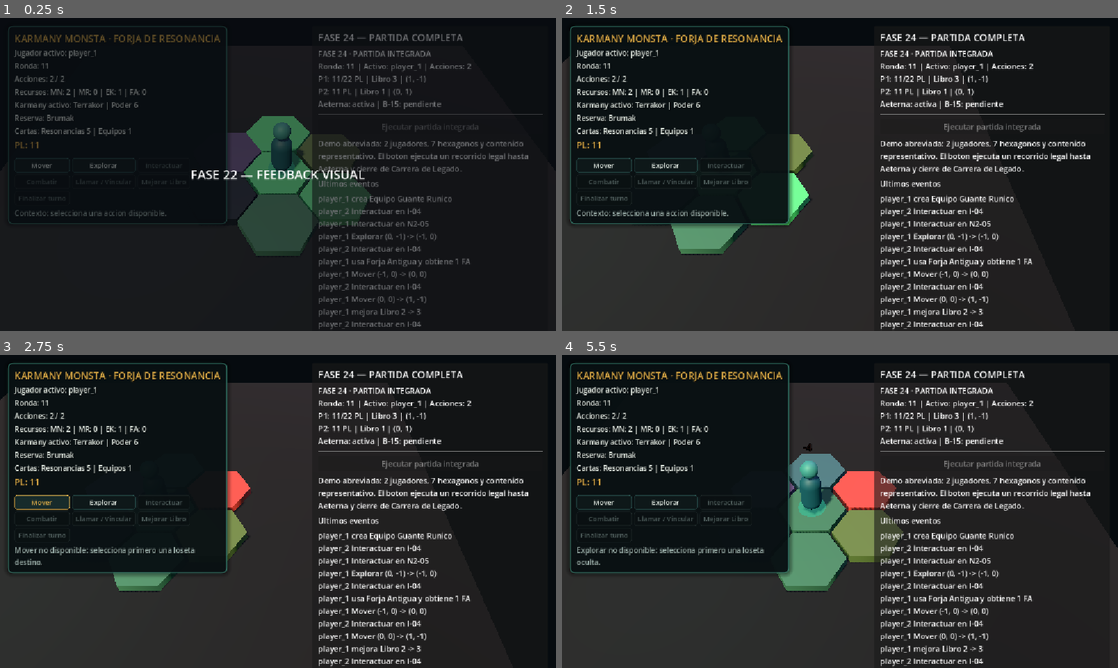
Above: before the commit, frames 1-4 (two rows, left to right).
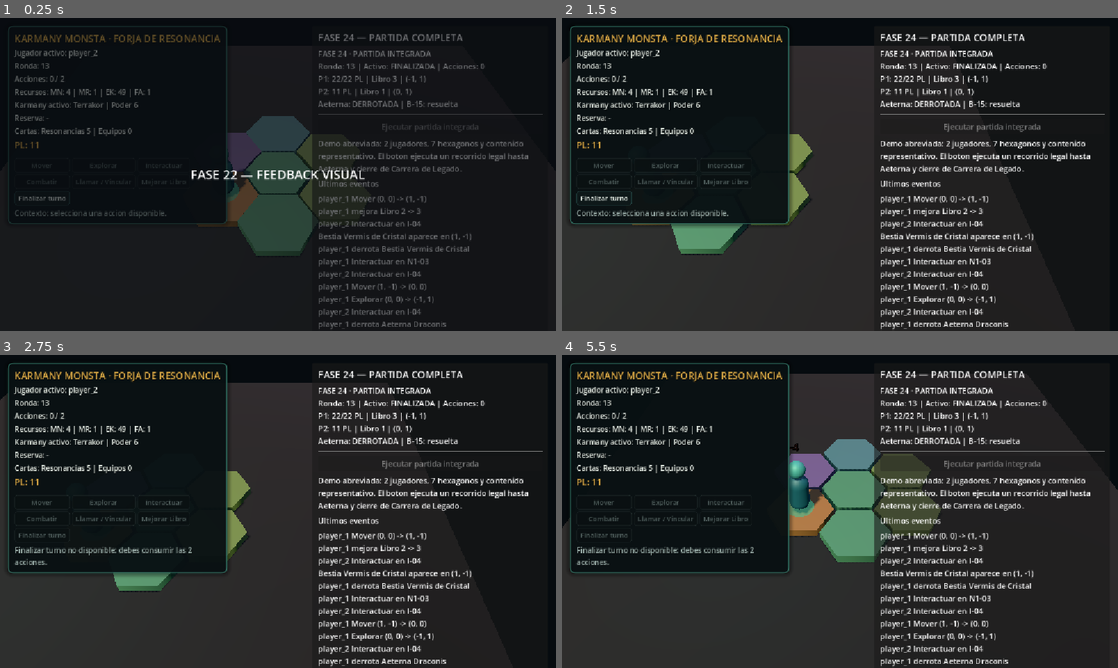
Above: after the commit, the same moments.

Repository: axenoban/Karmany-monsta
Game: Godot game, scene res://tests/phase_24_full_match_integration_test.tscn
Two runs of this game, one before a commit and one after it. Both use one fixed random seed, a clock stepped at 60 frames per second and the inputs below. This scene is started directly instead of the project's main scene.
Inputs (mouse positions are in pixels of both pictures, inside the frame that each line leads up to):
- Up to frame 1 (0.25 s): no input
- Up to frame 2 (1.5 s): tap Enter at 0.5 s; move the mouse to (962, 158) at 0.52 s; hold D 0.53-1.25 s; tap M at 0.6 s; click (962, 158) at 0.67 s; drag from (728, 190) to (812, 237) at 1.27 s
- Up to frame 3 (2.75 s): click "Mover" (after the commit: "Finalizar turno") at 2 s
- Up to frame 4 (5.5 s): click (667, 502) at 2.75 s, where only the run before the commit has a clickable "Explorar"; tap Space at 3.5 s; move the mouse to (895, 442) at 3.52 s; hold D 3.53-4.25 s; tap F at 3.6 s; drag from (812, 574) to (673, 464) at 4.27 s; tap Enter at 5 s; move the mouse to (1006, 558) at 5.02 s; hold A from 5.03 s (still down); tap H at 5.1 s

The runs differ from the first frame. In frame 1, 4.7% of the frame differs, in the area x 3-88%, y 10-99%; in frame 2, 3.8%; in frame 3, 4.4%; in frame 4, 13%, in the area x 0-100%, y 6-99%.

Commit message:
fix: make phase 24 B-15 route fully canonical

Diff:
--- a/scripts/ui/phase_24_full_match_bridge.gd
+++ b/scripts/ui/phase_24_full_match_bridge.gd
@@ -221,8 +221,6 @@
 	if not pvp.is_resolved() or pvp.winner_player_id != player_2.player_id:
 		return _step_error("R2 PvP de Dorian no fue resuelto legalmente.")
 	dorian_pvp.mark_special_pvp_used(player_2.player_id, turn_manager.current_round)
-	if not player_1.resonance_hand.has_card_id(&"R-05"):
-		return _step_error("R2 Resonancia Cruzada no transfirio R-05 al ciclo de P1.")
 	if not coordinator.interact_effect_option(player_2, 1).is_success(): return _step_error("R2 P2 segunda accion fallo.")
 	return _finish_turn()
 
@@ -270,6 +268,10 @@
 	if not _require_turn(6, player_1): return false
 	var bond := coordinator.bond_visible_by_payment(player_1)
 	if not bond.is_success() or bond.linked_karmany == null: return _step_error("R6 Vincular Brumak fallo.")
+	if not player_1.set_active_karmany(bond.linked_karmany.instance_id):
+		return _step_error("R6 Brumak no pudo convertirse en Karmany activo.")
+	if player_1.get_active_karmany() == null or player_1.get_active_karmany().karmany_data != BRUMAK:
+		return _step_error("R6 el Karmany activo no coincide con Brumak.")
 	if not coordinator.interact_effect_option(player_1, 0).is_success(): return _step_error("R6 N2 +2 MR fallo.")
 	if not _finish_turn(&"R-02"): return false
 	return _run_p2_double_interact(6)
@@ -282,8 +284,8 @@
 	craft_context.source_id = &"N2-05"
 	craft_context.allow_basic = true
 	craft_context.allow_advanced = true
-	var craft := coordinator.craft_from_market(player_1, 0, craft_context)
-	if not craft.is_success() or craft.equipment != EQ02: return _step_error("R7 crafteo EQ-02 fallo.")
+	var craft := coordinator.craft_from_market(player_1, 1, craft_context)
+	if not craft.is_success() or craft.equipment != EQ01: return _step_error("R7 crafteo EQ-01 fallo.")
 	if equipment_market.get_visible_count() != KarmanyEquipmentMarket.MARKET_SIZE:
 		return _step_error("R7 el mercado no se repuso a 4 Equipos.")
 	if not _finish_turn(&"R-02"): return false
@@ -320,6 +322,8 @@
 
 func _run_round_11() -> bool:
 	if not _require_turn(11, player_1): return false
+	if not player_1.resonance_hand.has_card_id(&"R-04"):
+		return _step_error("R11 R-04 no esta disponible para enfrentar B-15.")
 	var spawn := coordinator.spawn_beast(TILE_EK, complex_beast_deck, false)
 	if not spawn.is_spawned() or spawn.beast_state.beast_data != B15:
 		return _step_error("R11 no pudo aparecer B-15 Vermis de Cristal.")
@@ -327,7 +331,6 @@
 	context.turn_manager = turn_manager
 	context.effect_context = coordinator.effect_context
 	context.instinct_roll = 1
-	context.risk_roll = 6
 	context.action_cost = 1
 	var result := KarmanyBeastCombatIntegrationController.fight_with_existing_systems(
 		coordinator,
@@ -335,18 +338,13 @@
 		TILE_EK,
 		complex_beast_deck,
 		context,
-		&"R-05",
+		&"R-04",
 		coordinator.get_book_state(player_1.player_id)
 	)
 	if not result.is_victory() or result.combat_result == null:
-		return _step_error("R11 B-15 no fue derrotada mediante los sistemas integrados.")
-	if not KarmanyCombatConsequenceResolver.resolve_risk_win_basic_resources(
-		player_1,
-		result.combat_result,
-		KarmanyEffectData.ResourceType.MN,
-		KarmanyEffectData.ResourceType.MN
-	):
-		return _step_error("R11 recompensa de Riesgo de B-15 no fue resuelta.")
+		return _step_error("R11 B-15 no fue derrotada mediante Brumak + Libro III + EQ-01 + R-04.")
+	if result.combat_result.total_power < result.combat_result.effective_defense:
+		return _step_error("R11 el resultado numerico de B-15 es inconsistente.")
 	if player_1.fa != 1:
 		return _step_error("R11 B-15 debe dejar exactamente 1 FA disponible para Aeterna.")
 	if not coordinator.interact_effect_option(player_1, 0).is_success(): return _step_error("R11 segunda accion en N1-03 fallo.")
